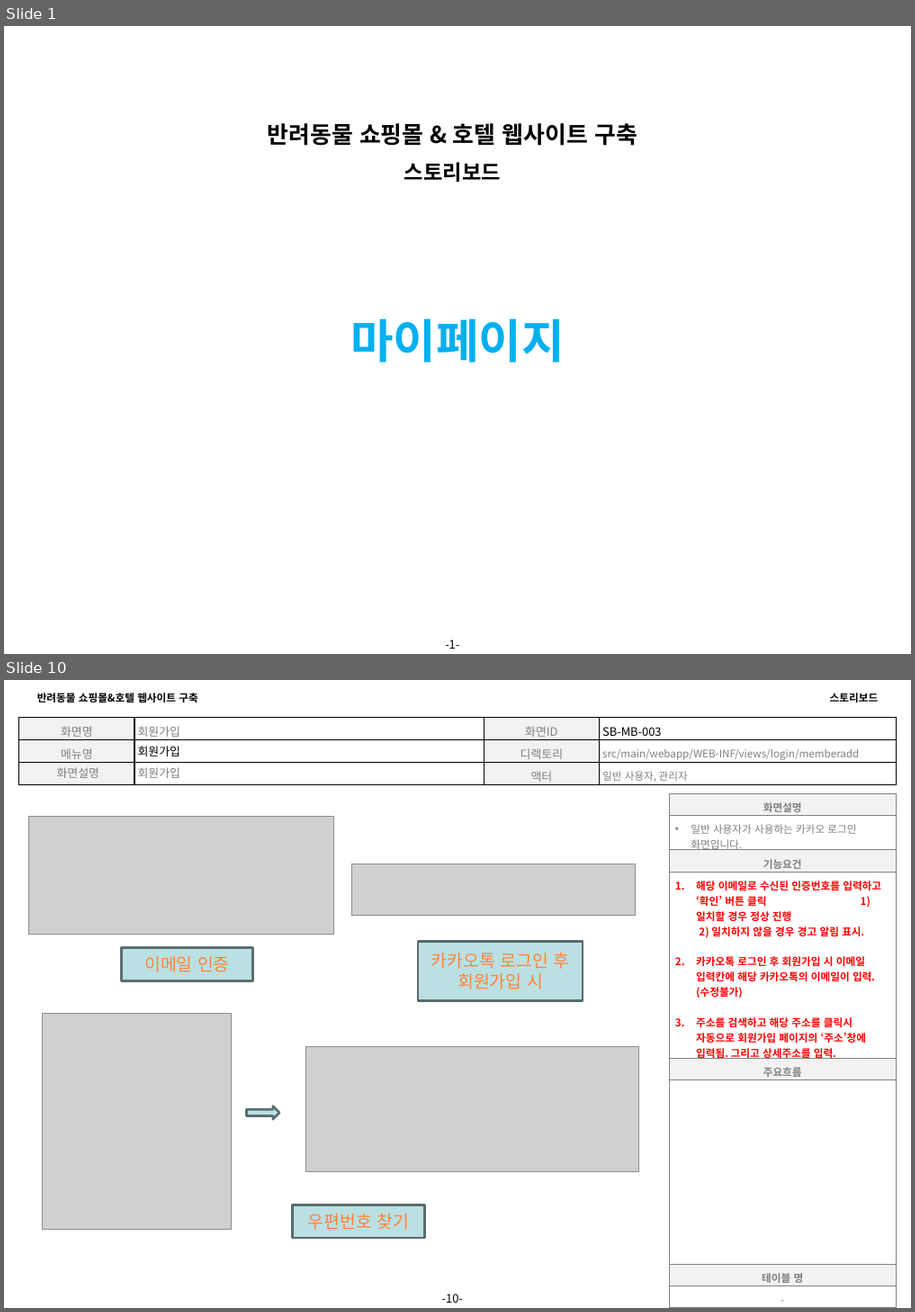
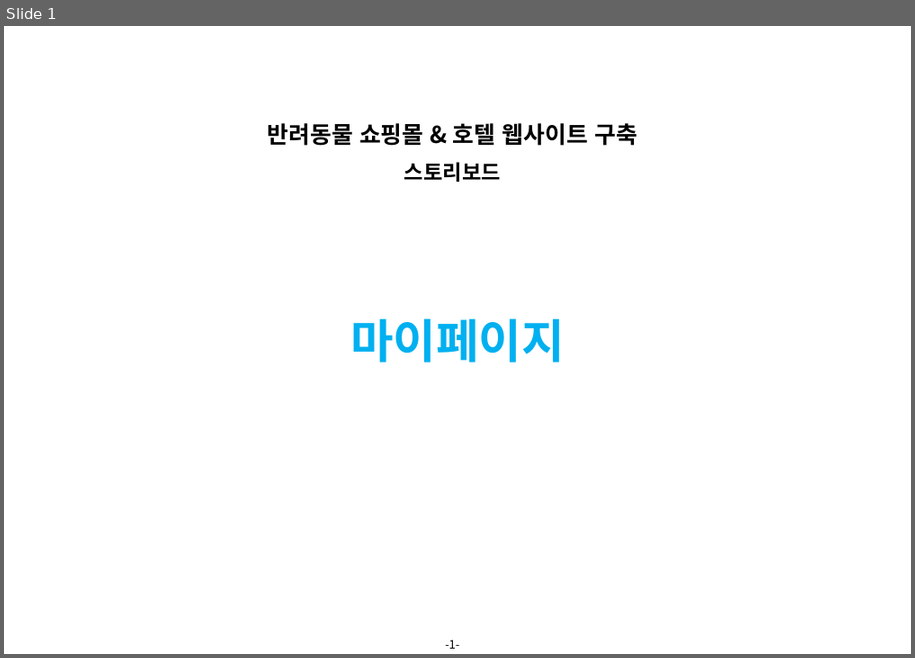
Before and after one commit to 94jinwoo/Companion, a slide deck: Companion.스토리보드.VER.0.1(마이페이지).pptx. Shown one above the other, each under a label of ours: slides 1 and 10 before the commit, slide 1 after it; the slides between them are not shown. The pictures are 915x1312 and 915x658 pixels, drawn with LibreOffice and Linux fonts; fonts in the diff are those of the drawing; grey boxes stand for pictures; background and template pictures are left out. Boxes give left, top, right and bottom in pixels: in the first picture for what was removed or moved away, otherwise in the second. Text is boxed around its words. In the diff, an @@ line names an element or a change of style, - is before the commit and + after.

Commit message:
스토리보드 마이페이지

```diff
--- a/Companion.스토리보드.VER.0.1(마이페이지).pptx
+++ b/Companion.스토리보드.VER.0.1(마이페이지).pptx
@@ slide 10 removed at [4,680,911,1308], background #FFFFFF; not listed: 1 template element that a slide beside it also shows @@
@@ text removed at [37,693,198,702] @@
-반려동물 쇼핑몰&호텔 웹사이트 구축
@@ text removed at [830,693,879,702] @@
-스토리보드
@@ table removed at [19,717,896,789], 3 rows, 4 columns @@
-화면명 | 회원가입 | 화면ID | SB-MB-003
-메뉴명 | 회원가입 | 디렉토리 | src/main/webapp/WEB-INF/views/login/memberadd
-화면설명 | 회원가입 | 액터 | 일반 사용자, 관리자
@@ table removed at [669,794,896,1279], 6 rows, 1 columns @@
-화면설명
-일반 사용자가 사용하는 카카오 로그인 화면입니다.
-기능요건
-해당 이메일로 수신된 인증번호를 입력하고 ‘확인’ 버튼 클릭 1) 일치할 경우 정상 진행 2) 일치하지 않을 경우 경고 알림 표시. / 카카오톡 로그인 후 회원가입 시 이메일 입력칸에 해당 카카오톡의 이메일이 입력.(수정불가) / 주소를 검색하고 해당 주소를 클릭시 자동으로 회원가입 페이지의 ‘주소’창에 입력됨. 그리고 상세주소를 입력.
-주요흐름
-
@@ picture removed at [29,817,335,936] @@
@@ picture removed at [352,864,636,915] @@
@@ rectangle removed at [121,948,252,981] @@
-이메일 인증
@@ rectangle removed at [418,941,583,1000] @@
-카카오톡 로그인 후 회원가입 시
@@ picture removed at [43,1014,232,1230] @@
@@ picture removed at [306,1047,639,1172] @@
@@ right arrow removed at [247,1107,279,1120] @@
@@ rectangle removed at [293,1206,424,1238] @@
-우편번호 찾기
@@ table removed at [669,1265,896,1308], 2 rows, 1 columns @@
-테이블 명
--
```
Also in this commit, not shown: 3 slides changed, 14 slides added, 5 other slides removed.
